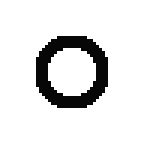
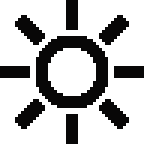
Before/after of a (144, 144) layered artwork. What changed in the layer stack:
hid "Dim" over [36, 36, 108, 108]
showed "Bright" over [0, 0, 144, 144]
